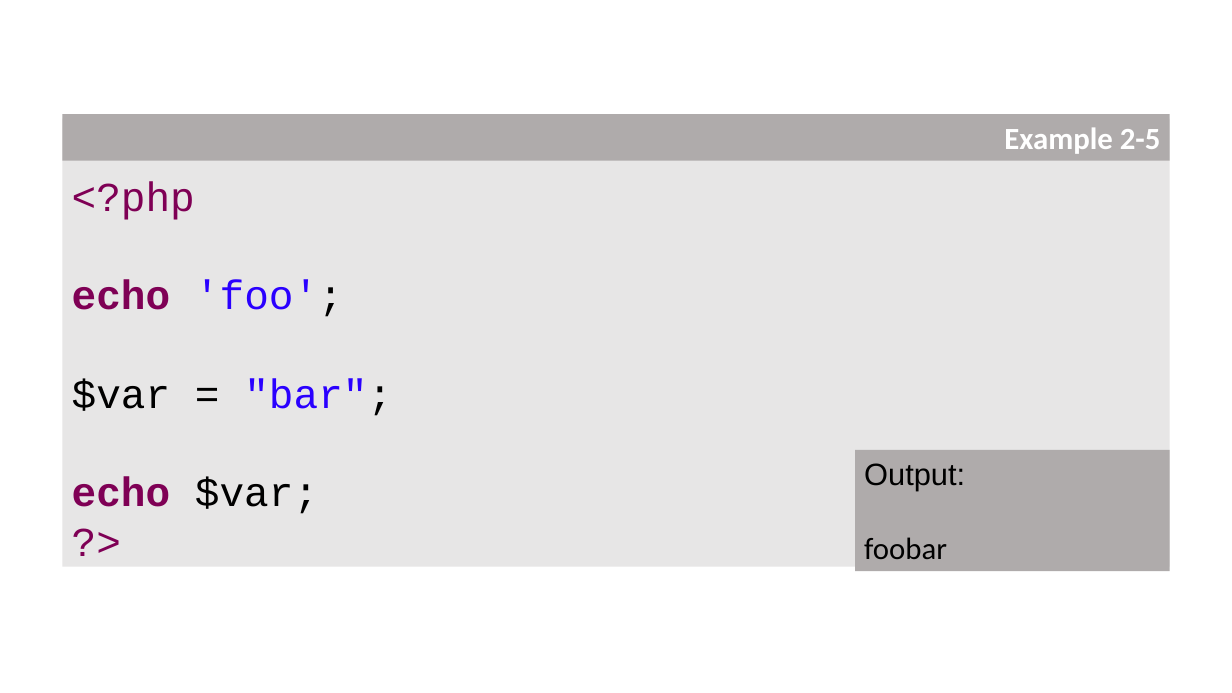
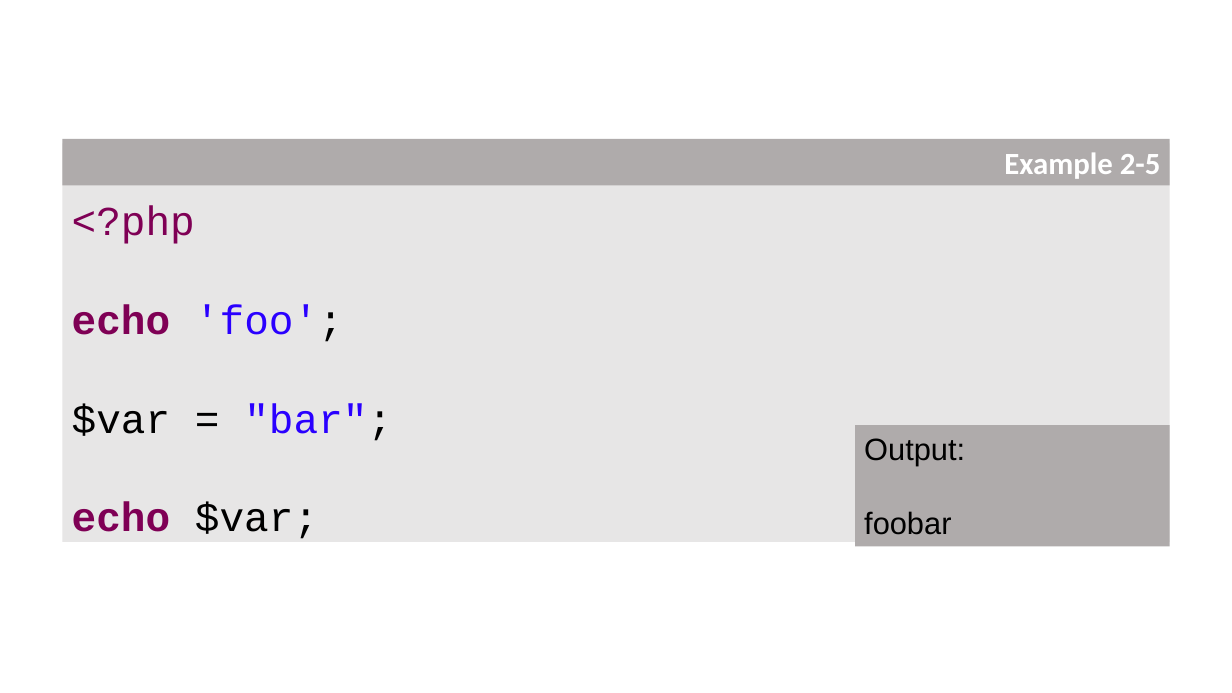
Before and after one commit to PHPEmbark/curriculum, a slide deck: slide 19 of course/1 - Basic Programming/Basics Of Programming.pptx. Drawn at 1232x693 pixels with LibreOffice and Linux fonts; fonts in the diff are those of the drawing. Boxes give left, top, right and bottom in pixels: in the first picture for what was removed or moved away, otherwise in the second. Text is boxed around its words. In the diff, an @@ line names an element or a change of style, - is before the commit and + after.

```diff
--- a/course/1 - Basic Programming/Basics Of Programming.pptx
+++ b/course/1 - Basic Programming/Basics Of Programming.pptx
@@ text at <box>63,139,1170,546</box>: paragraph removed @@
-?>
@@ text "<?php": place and size @@
-text "<?php" at <box>63,114,1170,571</box>
+text "<?php" at <box>63,139,1170,546</box>
@@ rectangle "Example 2-5": place and size @@
-rectangle "Example 2-5" at <box>63,114,1170,160</box>
+rectangle "Example 2-5" at <box>63,139,1170,185</box>
@@ rectangle "Output:": place and size @@
-rectangle "Output:" at <box>855,450,1169,571</box>
+rectangle "Output:" at <box>855,425,1169,546</box>
@@ text in rectangle at <box>864,511,951,535</box>: font Calibri to Arial in "foobar" @@
```
Also in this commit, not shown: 43 other slides changed, 10 other files.
